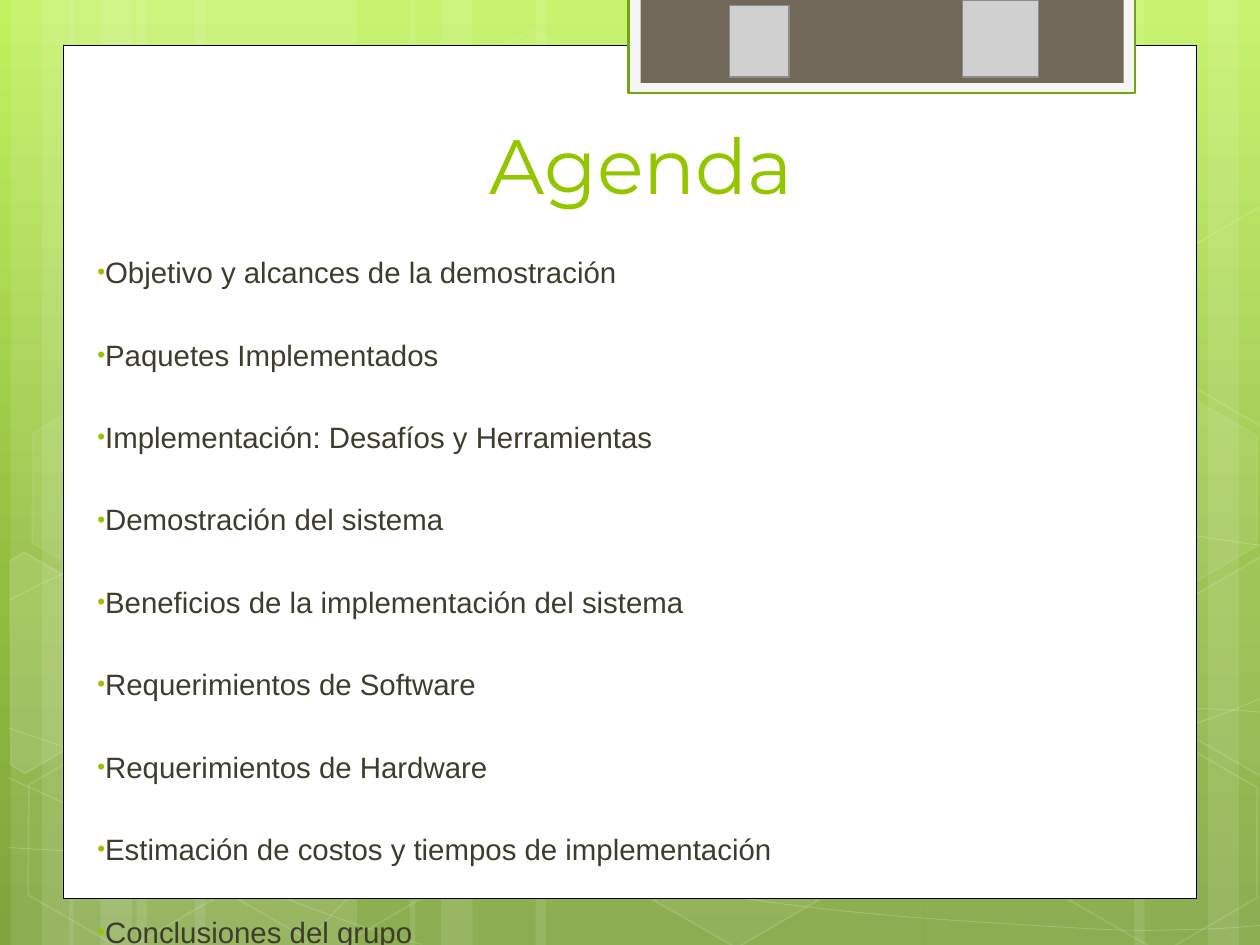
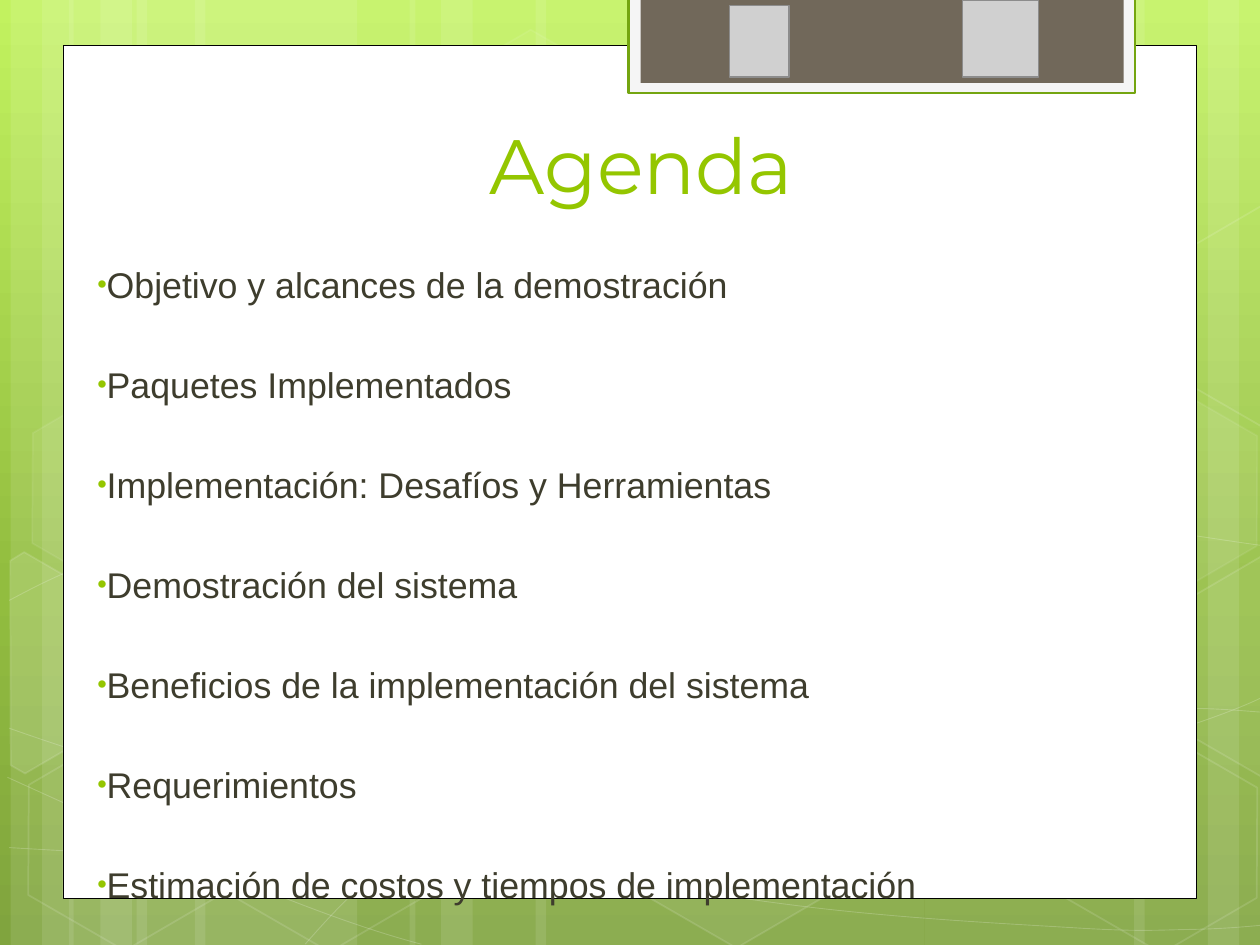
Before and after one commit to ptissera/habilitacion-profesional-2012-4k4, a slide deck: slide 25 of Documentacion/Proyecto/Presentacion Final/Exposicion Final.pptx. Drawn at 1260x945 pixels with LibreOffice and Linux fonts; fonts in the diff are those of the drawing; grey boxes stand for pictures. Boxes give left, top, right and bottom in pixels: in the first picture for what was removed or moved away, otherwise in the second. Text is boxed around its words. In the diff, an @@ line names an element or a change of style, - is before the commit and + after.

```diff
--- a/Documentacion/Proyecto/Presentacion Final/Exposicion Final.pptx
+++ b/Documentacion/Proyecto/Presentacion Final/Exposicion Final.pptx
@@ text at (107, 271, 916, 905): size 16.8 to 20.4 pt @@
@@ text at (107, 772, 357, 805): text changed; size 16.8 to 20.4 pt @@
-• Requerimientos de Software
-• Requerimientos de Hardware
+• Requerimientos
```
Also in this commit, not shown: 8 other slides changed.
